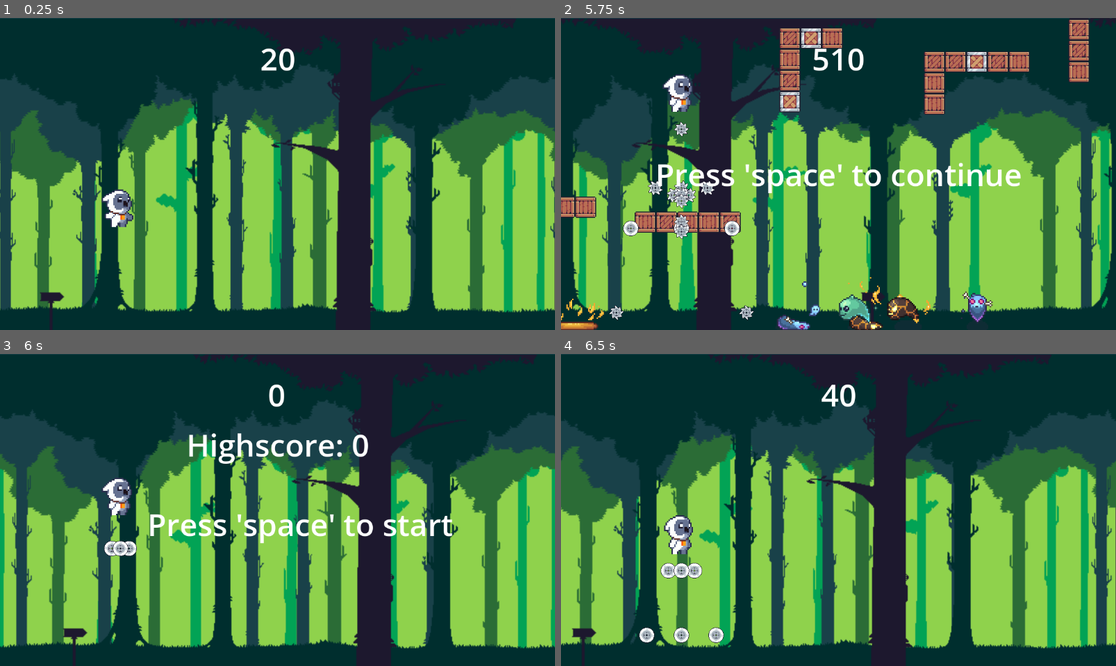
Above: before the commit, frames 1-4 (two rows, left to right).
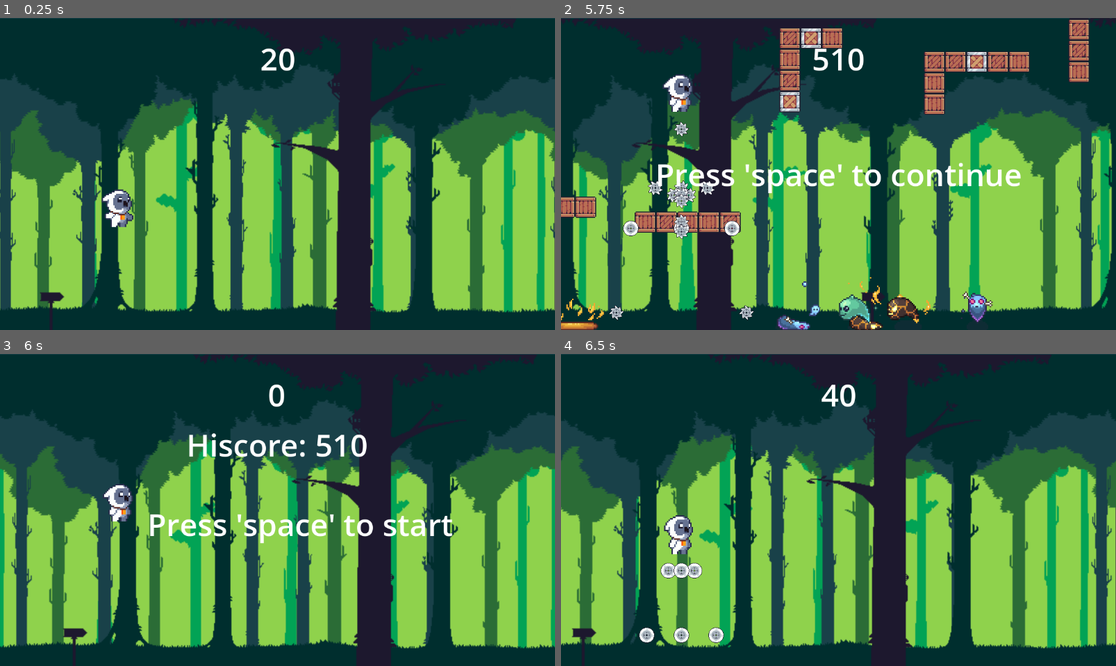
Above: after the commit, the same moments.

Repository: lodvig1337/jetpack-joyride
Game: Godot game, scene res://scenes/main.tscn
Same seed, same stepped clock (60 frames per second), same inputs: the game is played once before the commit and once after it.
Inputs:
- Up to frame 1 (0.25 s): no input
- Up to frame 2 (5.75 s): tap Enter (ui_accept) at 0.5, 1.35, 1.52, 1.82, 3.02, 3.32, 4.52, 4.82 s; hold Enter (ui_accept) 0.53-1.28 s; tap Space (space) at 0.6, 1.55, 2.1, 2.85, 4.35, 5.1 s; hold Enter (ui_accept) 2.03-2.78 s; hold Enter (ui_accept) 3.53-4.28 s; hold Enter (ui_accept) from 5.03 s (still down)
- Up to frame 3 (6 s): tap Space (space) at 5.75 s; release Enter (ui_accept) at 5.78 s; tap Enter (ui_accept) at 5.85 s
- Up to frame 4 (6.5 s): tap Enter (ui_accept) at 6.02, 6.32 s; tap Space (space) at 6.05 s

Frames 1-2 are identical in both runs. In frame 3, 1.7% of the frame differs, in the area x 18-67%, y 25-65%; in frame 4, nothing differs.

Commit message:
la till musik och ljud till gubbarna

Diff:
--- a/jetpack_joyridejet/scenes/bullet.tscn
+++ b/jetpack_joyridejet/scenes/bullet.tscn
@@ -1,7 +1,10 @@
-[gd_scene load_steps=12 format=3 uid="uid://qtllh1lq3ftj"]
+[gd_scene load_steps=16 format=3 uid="uid://qtllh1lq3ftj"]
 
 [ext_resource type="Script" path="res://scripts/bullet.gd" id="1_5x8yl"]
 [ext_resource type="Texture2D" uid="uid://qi5t060yea5h" path="res://pngs/2.png" id="1_4547x"]
+[ext_resource type="AudioStream" uid="uid://ba50u40jmv1m6" path="res://sounds/swosh1.wav" id="3_2rjpj"]
+[ext_resource type="AudioStream" uid="uid://b5ie8u0nv5wpk" path="res://sounds/swosh2.wav" id="4_bdj2o"]
+[ext_resource type="AudioStream" uid="uid://dh5p8u08mu5ad" path="res://sounds/swosh3.wav" id="5_t3jbd"]
 
 [sub_resource type="CircleShape2D" id="CircleShape2D_jmfti"]
 radius = 16.0312
@@ -63,6 +66,12 @@
 "speed": 30.0
 }]
 
+[sub_resource type="AudioStreamRandomizer" id="AudioStreamRandomizer_ret3w"]
+streams_count = 3
+stream_0/stream = ExtResource("3_2rjpj")
+stream_1/stream = ExtResource("4_bdj2o")
+stream_2/stream = ExtResource("5_t3jbd")
+
 [node name="bullet" type="Node2D"]
 script = ExtResource("1_5x8yl")
 
@@ -80,6 +89,9 @@
 wait_time = 3.0
 autostart = true
 
+[node name="AudioStreamPlayer2D" type="AudioStreamPlayer2D" parent="."]
+stream = SubResource("AudioStreamRandomizer_ret3w")
+
 [connection signal="area_shape_entered" from="Area2D" to="." method="_on_area_2d_area_shape_entered"]
 [connection signal="body_entered" from="Area2D" to="." method="_on_area_2d_body_entered"]
 [connection signal="timeout" from="Timer" to="." method="_on_timer_timeout"]
--- a/jetpack_joyridejet/scenes/main.tscn
+++ b/jetpack_joyridejet/scenes/main.tscn
@@ -1,8 +1,9 @@
-[gd_scene load_steps=7 format=3 uid="uid://di2k7aqhtmi6l"]
+[gd_scene load_steps=8 format=3 uid="uid://di2k7aqhtmi6l"]
 
 [ext_resource type="PackedScene" uid="uid://b4bb0qjkllfri" path="res://scenes/player.tscn" id="1_3andj"]
 [ext_resource type="Script" path="res://scripts/main.gd" id="1_7g5d6"]
 [ext_resource type="PackedScene" uid="uid://bgc3la55xhpf2" path="res://scenes/parallax_background.tscn" id="2_gxy11"]
+[ext_resource type="AudioStream" uid="uid://clikcjdd0m51y" path="res://sounds/Digital Odyssey.mp3" id="4_42pws"]
 
 [sub_resource type="LabelSettings" id="LabelSettings_j2kgt"]
 font_size = 64
@@ -72,6 +73,10 @@
 wait_time = 0.1
 autostart = true
 
+[node name="main_theme_player" type="AudioStreamPlayer2D" parent="."]
+stream = ExtResource("4_42pws")
+playback_type = 1
+
 [connection signal="timeout" from="spawn_timer" to="." method="_on_spawn_timer_timeout"]
 [connection signal="timeout" from="box_spawn_timer" to="." method="_on_box_spawn_timer_timeout"]
 [connection signal="timeout" from="score_timer" to="." method="_on_score_timer_timeout"]
--- a/jetpack_joyridejet/scenes/player.tscn
+++ b/jetpack_joyridejet/scenes/player.tscn
@@ -1,10 +1,13 @@
-[gd_scene load_steps=34 format=3 uid="uid://b4bb0qjkllfri"]
+[gd_scene load_steps=38 format=3 uid="uid://b4bb0qjkllfri"]
 
 [ext_resource type="Script" path="res://scripts/player.gd" id="1_eqmc6"]
 [ext_resource type="Texture2D" uid="uid://odjjeeei0xtk" path="res://pngs/player/Owlet_Monster_Idle_4.png" id="2_luy08"]
 [ext_resource type="Texture2D" uid="uid://bmwkfocj5txkl" path="res://pngs/player/Owlet_Monster_Jump_8.png" id="2_putqe"]
 [ext_resource type="Texture2D" uid="uid://bomhfqen8xg2u" path="res://pngs/player/Owlet_Monster_Death_8.png" id="2_x18ie"]
 [ext_resource type="Texture2D" uid="uid://bdaffoa60vabc" path="res://pngs/player/Owlet_Monster_Run_6.png" id="3_du0ho"]
+[ext_resource type="AudioStream" uid="uid://cktu67vggk8qh" path="res://sounds/death_player.wav" id="6_0m6r1"]
+[ext_resource type="AudioStream" uid="uid://bhgkqbbwreomh" path="res://sounds/walk1.wav" id="7_1w7qa"]
+[ext_resource type="AudioStream" uid="uid://b36dsf5afsyac" path="res://sounds/walk2.wav" id="8_njjx8"]
 
 [sub_resource type="AtlasTexture" id="AtlasTexture_rrlw8"]
 atlas = ExtResource("2_x18ie")
@@ -213,6 +216,12 @@
 
 [sub_resource type="CircleShape2D" id="CircleShape2D_38ns7"]
 radius = 11.0
+
+[sub_resource type="AudioStreamRandomizer" id="AudioStreamRandomizer_k66y0"]
+random_pitch = 1.2
+streams_count = 2
+stream_0/stream = ExtResource("7_1w7qa")
+stream_1/stream = ExtResource("8_njjx8")
 
 [node name="player" type="CharacterBody2D" groups=["player"]]
 process_mode = 3
@@ -236,3 +245,17 @@
 [node name="bullet_timer" type="Timer" parent="."]
 wait_time = 0.15
 one_shot = true
+
+[node name="death" type="AudioStreamPlayer2D" parent="."]
+stream = ExtResource("6_0m6r1")
+volume_db = 10.0
+
+[node name="walk_sound" type="AudioStreamPlayer2D" parent="."]
+stream = SubResource("AudioStreamRandomizer_k66y0")
+volume_db = 24.0
+
+[node name="walk_sound_timer" type="Timer" parent="."]
+wait_time = 0.15
+one_shot = true
+
+[connection signal="timeout" from="walk_sound_timer" to="." method="_on_walk_sound_timer_timeout"]
--- a/jetpack_joyridejet/scenes/slime.tscn
+++ b/jetpack_joyridejet/scenes/slime.tscn
@@ -8,6 +8,7 @@
 [ext_resource type="Texture2D" uid="uid://csnql5cqo1dyg" path="res://pngs/enemy/Slime3/Run/Slime3_Run_full.png" id="4_xfsdc"]
 [ext_resource type="Texture2D" uid="uid://dsgi3nitbiwf8" path="res://pngs/enemy/Slime3/Death/Slime3_Death_full.png" id="4_y6jpl"]
 [ext_resource type="Texture2D" uid="uid://c1wxrxwy4h66i" path="res://pngs/enemy/Slime1/Run/Slime1_Run_full.png" id="5_qo4e0"]
+[ext_resource type="AudioStream" uid="uid://bpxfyjf1jvynt" path="res://sounds/167074__drminky__slime-death-1.wav" id="9_w4gpf"]
 
 [sub_resource type="CircleShape2D" id="CircleShape2D_a3gkr"]
 radius = 9.66667
@@ -621,3 +622,7 @@
 texture_filter = 1
 sprite_frames = SubResource("SpriteFrames_4u1c6")
 animation = &"death1"
+
+[node name="death_sound" type="AudioStreamPlayer2D" parent="."]
+stream = ExtResource("9_w4gpf")
+volume_db = 20.0
--- a/jetpack_joyridejet/scenes/start_screen.tscn
+++ b/jetpack_joyridejet/scenes/start_screen.tscn
@@ -1,8 +1,8 @@
-[gd_scene load_steps=7 format=3 uid="uid://cb51td0k5kgtg"]
+[gd_scene load_steps=12 format=3 uid="uid://cb51td0k5kgtg"]
 
 [ext_resource type="Script" path="res://scripts/start_screen.gd" id="1_0mxig"]
 [ext_resource type="PackedScene" uid="uid://bgc3la55xhpf2" path="res://scenes/parallax_background.tscn" id="2_36prt"]
-[ext_resource type="PackedScene" uid="uid://b4bb0qjkllfri" path="res://scenes/player.tscn" id="3_jasrr"]
+[ext_resource type="Texture2D" uid="uid://odjjeeei0xtk" path="res://pngs/player/Owlet_Monster_Idle_4.png" id="3_mnfe8"]
 
 [sub_resource type="LabelSettings" id="LabelSettings_wsvfm"]
 font_size = 64
@@ -12,6 +12,42 @@
 
 [sub_resource type="LabelSettings" id="LabelSettings_pnomq"]
 font_size = 64
+
+[sub_resource type="AtlasTexture" id="AtlasTexture_2hota"]
+atlas = ExtResource("3_mnfe8")
+region = Rect2(0, 0, 32, 32)
+
+[sub_resource type="AtlasTexture" id="AtlasTexture_eh2ao"]
+atlas = ExtResource("3_mnfe8")
+region = Rect2(32, 0, 32, 32)
+
+[sub_resource type="AtlasTexture" id="AtlasTexture_lmgei"]
+atlas = ExtResource("3_mnfe8")
+region = Rect2(64, 0, 32, 32)
+
+[sub_resource type="AtlasTexture" id="AtlasTexture_vr0e4"]
+atlas = ExtResource("3_mnfe8")
+region = Rect2(96, 0, 32, 32)
+
+[sub_resource type="SpriteFrames" id="SpriteFrames_ph5po"]
+animations = [{
+"frames": [{
+"duration": 1.0,
+"texture": SubResource("AtlasTexture_2hota")
+}, {
+"duration": 1.0,
+"texture": SubResource("AtlasTexture_eh2ao")
+}, {
+"duration": 1.0,
+"texture": SubResource("AtlasTexture_lmgei")
+}, {
+"duration": 1.0,
+"texture": SubResource("AtlasTexture_vr0e4")
+}],
+"loop": true,
+"name": &"default",
+"speed": 5.0
+}]
 
 [node name="start_screen" type="Node2D"]
 script = ExtResource("1_0mxig")
@@ -56,5 +92,8 @@
 
 [node name="background" parent="." instance=ExtResource("2_36prt")]
 
-[node name="player" parent="." instance=ExtResource("3_jasrr")]
-position = Vector2(250, 300)
+[node name="AnimatedSprite2D" type="AnimatedSprite2D" parent="."]
+texture_filter = 1
+position = Vector2(252, 300)
+scale = Vector2(3, 3)
+sprite_frames = SubResource("SpriteFrames_ph5po")
--- a/jetpack_joyridejet/scripts/bullet.gd
+++ b/jetpack_joyridejet/scripts/bullet.gd
@@ -6,6 +6,7 @@
 # Called when the node enters the scene tree for the first time.
 func _ready() -> void:
 	$Area2D/AnimatedSprite2D.play()
+	$AudioStreamPlayer2D.play()
 
 
 # Called every frame. 'delta' is the elapsed time since the previous frame.
--- a/jetpack_joyridejet/scripts/global.gd
+++ b/jetpack_joyridejet/scripts/global.gd
@@ -1,4 +1,6 @@
 extends Node
+
+var highscore: int
 
 signal slime_hit
 signal remove_all_boxes
--- a/jetpack_joyridejet/scripts/main.gd
+++ b/jetpack_joyridejet/scripts/main.gd
@@ -14,6 +14,7 @@
 
 # Called when the node enters the scene tree for the first time.
 func _ready() -> void:
+	$main_theme_player.play()
 	spawn_boxes()
 
 # Called every frame. 'delta' is the elapsed time since the previous frame.
@@ -60,5 +61,7 @@
 	$CanvasLayer/score_label.set_text(str(score))
 
 func game_over():
+	if score > Global.highscore:
+		Global.highscore = score
 	$CanvasLayer/start_label.visible = true
 	get_tree().paused = true
--- a/jetpack_joyridejet/scripts/player.gd
+++ b/jetpack_joyridejet/scripts/player.gd
@@ -4,6 +4,7 @@
 "res://scenes/start_screen.tscn"
 var on_ground = false
 var bullet_scene: PackedScene = preload("res://scenes/bullet.tscn")
+var dead = false
 
 func _physics_process(delta: float) -> void:
 	# Add the gravity.
@@ -29,9 +30,11 @@
 	elif get_tree().paused:
 		if $AnimatedSprite2D.get_frame() == 7:
 			$AnimatedSprite2D.visible = false
+			death_sound()
 		$AnimatedSprite2D.play("death")
 
 	elif is_on_floor():
+		walk_sound_func()
 		$AnimatedSprite2D.play("running")
 
 	else:
@@ -44,3 +47,15 @@
 	bullet.global_position = $Marker2D.global_position
 	bullet.left_right(direction)
 	get_parent().add_child(bullet)
+
+func walk_sound_func():
+	if $walk_sound_timer.is_stopped():
+		$walk_sound_timer.start()
+
+func _on_walk_sound_timer_timeout() -> void:
+	$walk_sound.play()
+
+func death_sound():
+	if not dead:
+		dead = true
+		$death.play()
--- a/jetpack_joyridejet/scripts/slime.gd
+++ b/jetpack_joyridejet/scripts/slime.gd
@@ -32,6 +32,7 @@
 		queue_free()
 
 func death_animation():
+	$death_sound.play()
 	if dead:
 		return
 	if rand_value == 1 || rand_value == 6:
--- a/jetpack_joyridejet/scripts/start_screen.gd
+++ b/jetpack_joyridejet/scripts/start_screen.gd
@@ -3,7 +3,8 @@
 var main_scene = preload("res://scenes/main.tscn")
 # Called when the node enters the scene tree for the first time.
 func _ready() -> void:
-	pass
+	$CanvasLayer/high_score.set_text("Hiscore: "+str(Global.highscore))
+	$AnimatedSprite2D.play()
 
 
 # Called every frame. 'delta' is the elapsed time since the previous frame.
Not shown: 1 places in jetpack_joyridejet/scenes/slime.tscn that only renumber resources
Not shown, added: jetpack_joyridejet/sounds/167074__drminky__slime-death-1.wav.import
Not shown, added: jetpack_joyridejet/sounds/Digital Odyssey.mp3.import
Not shown, added: jetpack_joyridejet/sounds/death_player.wav.import
Not shown, added: jetpack_joyridejet/sounds/swosh1.wav.import
Not shown, added: jetpack_joyridejet/sounds/swosh2.wav.import
Not shown, added: jetpack_joyridejet/sounds/swosh3.wav.import
Not shown, added: jetpack_joyridejet/sounds/walk1.wav.import
Not shown, added: jetpack_joyridejet/sounds/walk2.wav.import
Not shown, added: jetpack_joyridejet/sounds/167074__drminky__slime-death-1.wav
Not shown, added: jetpack_joyridejet/sounds/Digital Odyssey.mp3
Not shown, added: jetpack_joyridejet/sounds/death_player.wav
(and 5 more such lines)
